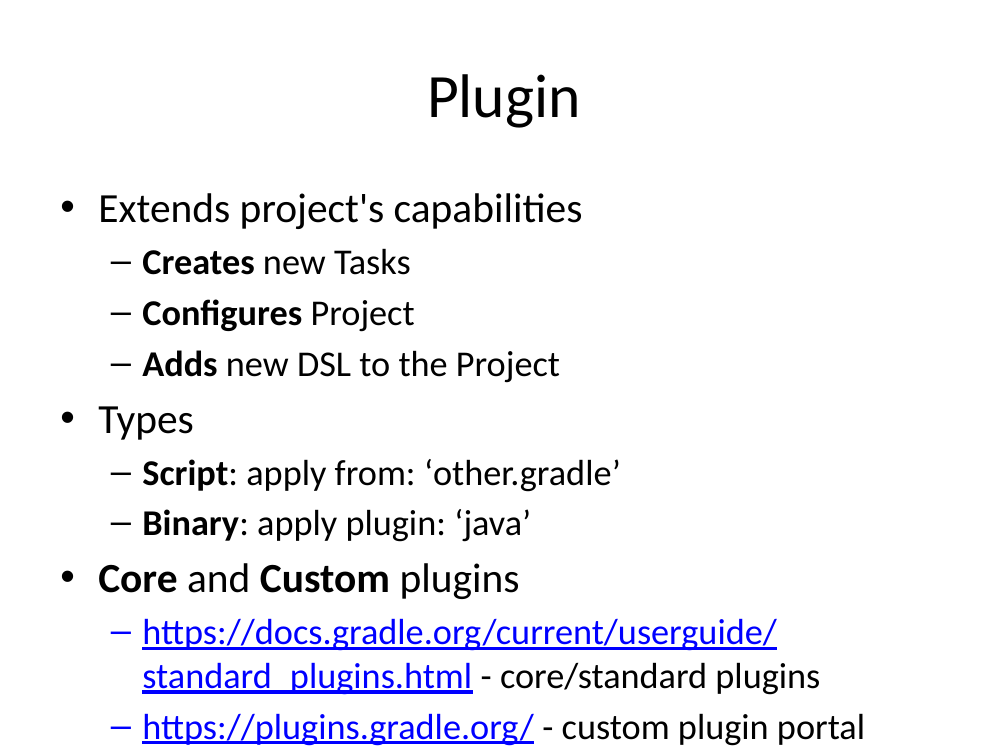
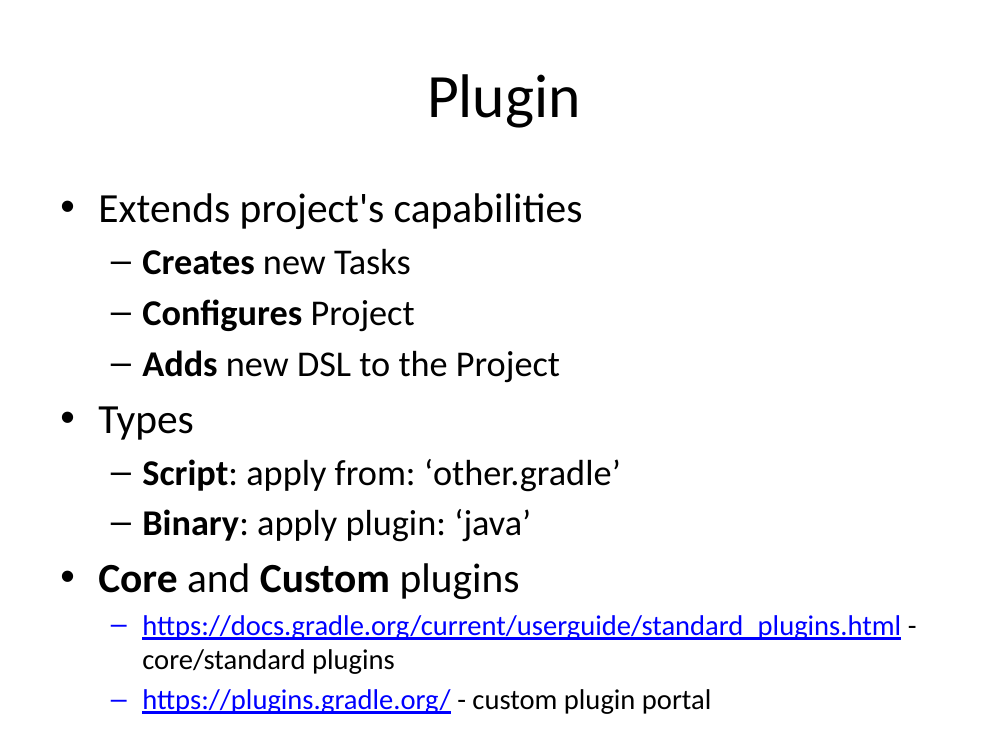
Before and after one commit to alaczynski/gradle-intoducion, a slide deck: slide 18 of Introduction to Gradle.pptx. Drawn at 1008x756 pixels with LibreOffice and Linux fonts; fonts in the diff are those of the drawing. Boxes give left, top, right and bottom in pixels: in the first picture for what was removed or moved away, otherwise in the second. Text is boxed around its words. In the diff, an @@ line names an element or a change of style, - is before the commit and + after.

```diff
--- a/Introduction to Gradle.pptx
+++ b/Introduction to Gradle.pptx
@@ text at <box>142,615,901,714</box>: size 25.9 to 20.4 pt in "https://docs.gradle.org/current/userguide/standard_plugins.h ...", "https://plugins.gradle.org/ - custom plugin portal"; less space between paragraphs @@
```
Also in this commit, not shown: 1 other slide changed.
